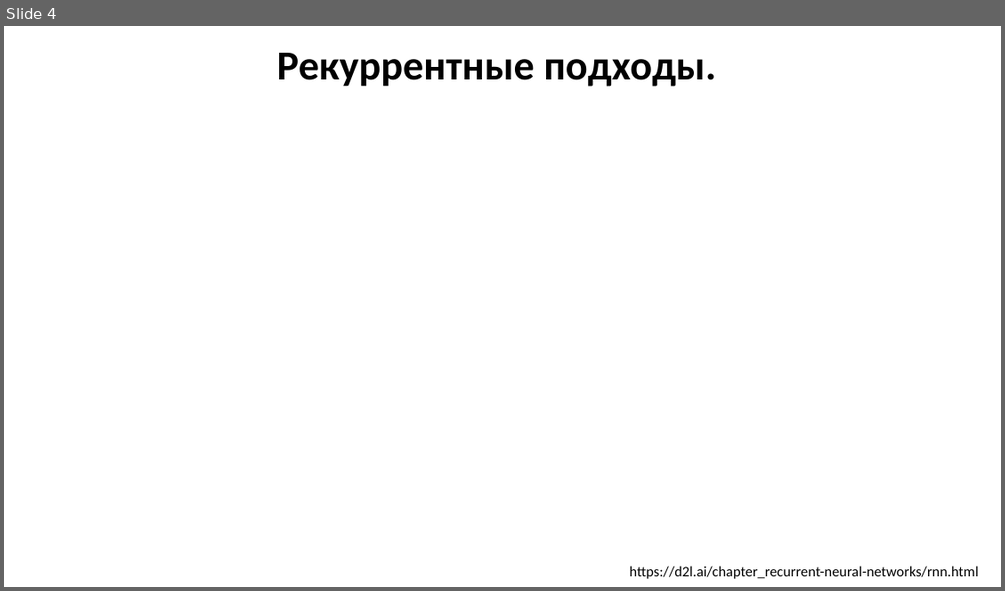
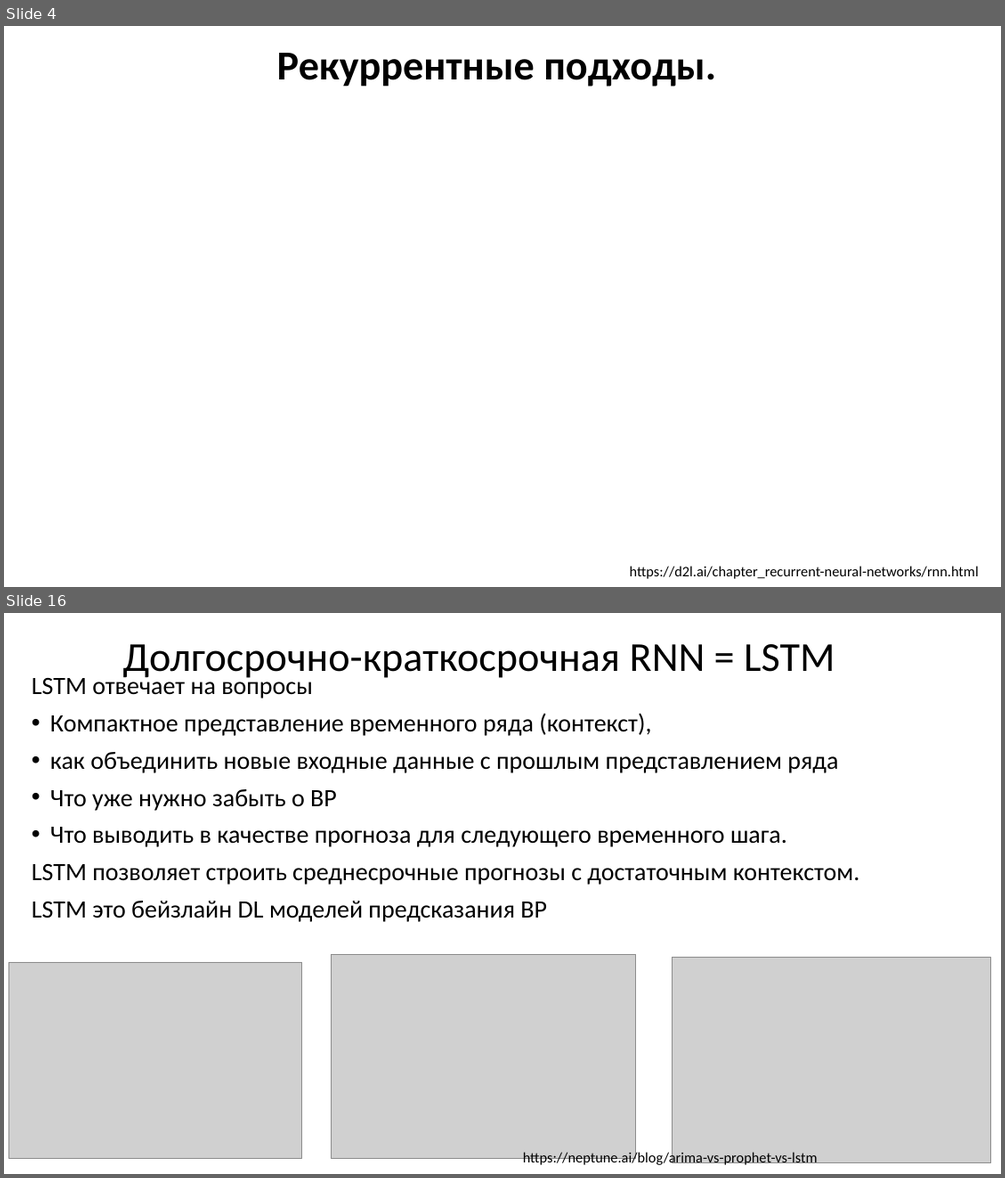
Before and after one commit to MVRonkin/TimeSeriesCourse, a slide deck: 2025/LEC/07-2 RNN.pptx. Shown one above the other, each under a label of ours: slide 4 before the commit, slides 4 and 16 after it; the slides between them are not shown. The pictures are 1005x591 and 1005x1178 pixels, drawn with LibreOffice and Linux fonts; fonts in the diff are those of the drawing; grey boxes stand for pictures. Boxes give left, top, right and bottom in pixels: in the first picture for what was removed or moved away, otherwise in the second. Text is boxed around its words. In the diff, an @@ line names an element or a change of style, - is before the commit and + after.

```diff
--- a/2025/LEC/07-2 RNN.pptx
+++ b/2025/LEC/07-2 RNN.pptx
@@ slide 16 added at [4, 613, 1001, 1174], background #FFFFFF @@
@@ title added at [123, 644, 834, 678], 39.6 pt, text #000000 @@
+Долгосрочно-краткосрочная RNN = LSTM
@@ text added at [32, 674, 860, 922], 24 pt, text #000000 @@
+LSTM отвечает на вопросы
+• Компактное представление временного ряда (контекст),
+• как объединить новые входные данные с прошлым представлением ряда
+• Что уже нужно забыть о ВР
+• Что выводить в качестве прогноза для следующего временного шага.
+LSTM позволяет строить среднесрочные прогнозы с достаточным контекстом.
+LSTM это бейзлайн DL моделей предсказания ВР
@@ picture added at [331, 954, 636, 1159] @@
@@ picture added at [672, 957, 991, 1163] @@
@@ picture added at [9, 962, 302, 1159] @@
@@ text added at [523, 1151, 817, 1167], 14 pt, text #000000 @@
+https://neptune.ai/blog/arima-vs-prophet-vs-lstm
```
Also in this commit, not shown: 1 slide changed, 12 other slides added, 85 slides removed.
